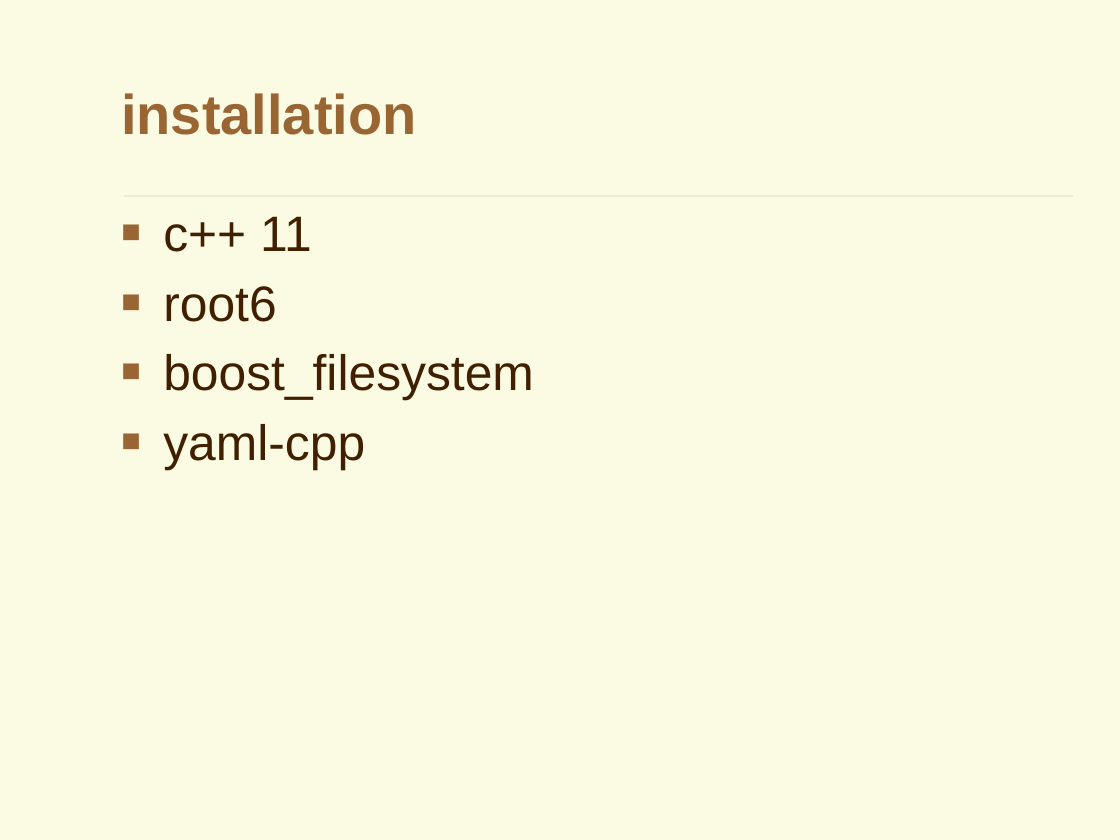
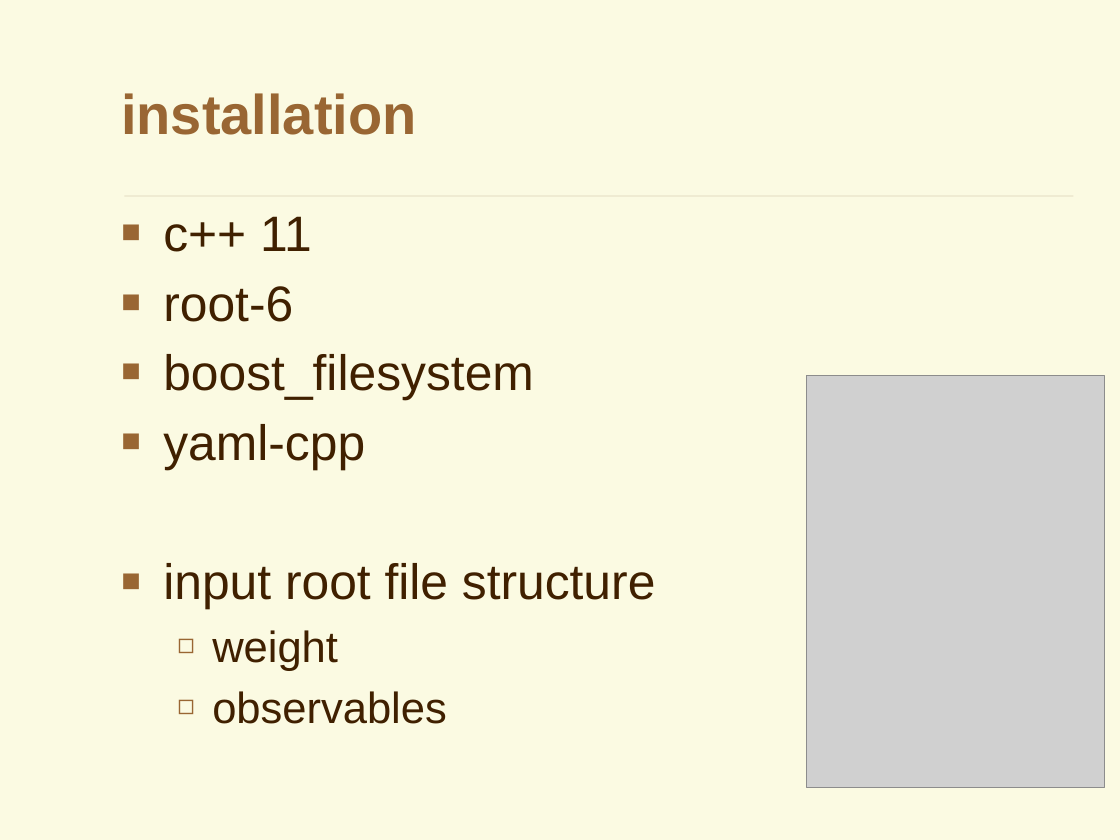
Before and after one commit to YancyW/BASDA, a slide deck: slide 9 of doc/BASDA_Introduction.pptx (slide 8 before the commit). Drawn at 1120x840 pixels with LibreOffice and Linux fonts; fonts in the diff are those of the drawing; grey boxes stand for pictures; background and template pictures are left out. Boxes give left, top, right and bottom in pixels: in the first picture for what was removed or moved away, otherwise in the second. Text is boxed around its words. In the diff, an @@ line names an element or a change of style, - is before the commit and + after.

```diff
--- a/doc/BASDA_Introduction.pptx
+++ b/doc/BASDA_Introduction.pptx
@@ text at box(163, 286, 293, 322): text changed @@
-■ root6
+■ root-6
@@ picture added at box(806, 376, 1104, 788) @@
@@ text at box(163, 563, 656, 724): paragraphs added @@
+■ input root file structure
+  ◻ weight
+  ◻ observables
```
Also in this commit, not shown: 8 other slides changed, 10 slides added, 3 other files.
